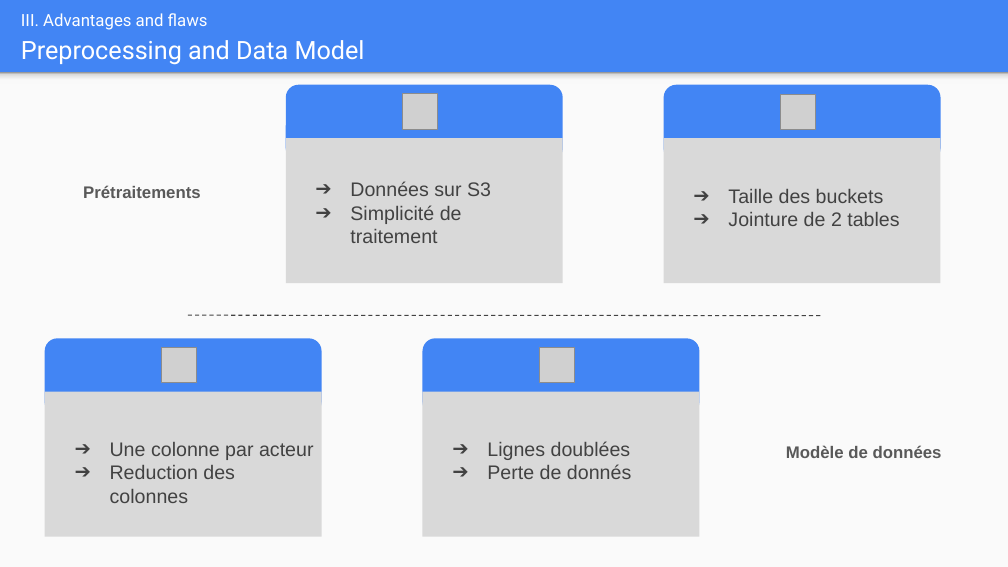
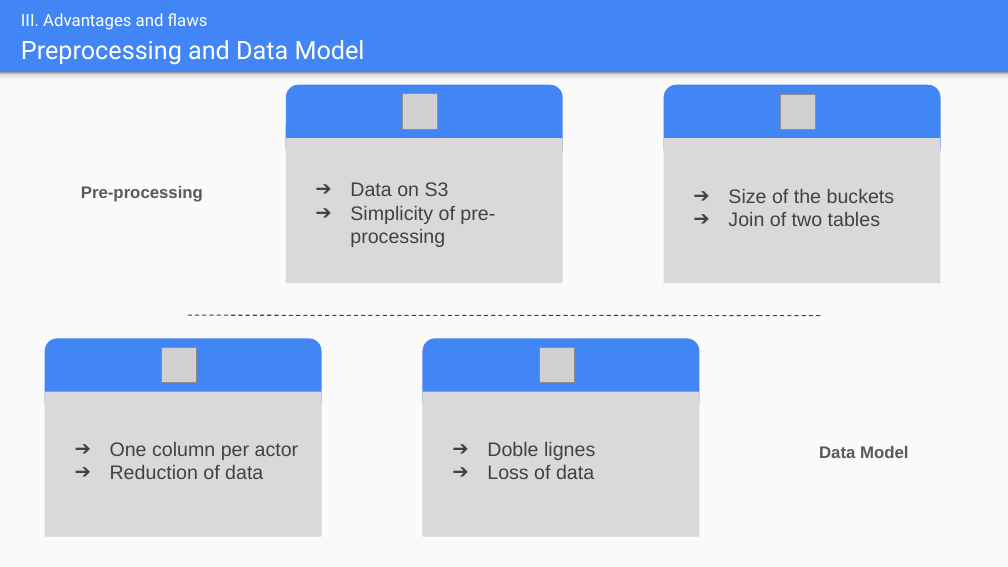
Before and after one commit to ValentinLarrieu2/GDELT_AWS_MongoDB, a slide deck: slide 12 of GDELT AWS project - MongoDB with redundancy on EMR.pptx. Drawn at 1008x567 pixels with LibreOffice and Linux fonts; fonts in the diff are those of the drawing; grey boxes stand for pictures. Boxes give left, top, right and bottom in pixels: in the first picture for what was removed or moved away, otherwise in the second. Text is boxed around its words. In the diff, an @@ line names an element or a change of style, - is before the commit and + after.

```diff
--- a/GDELT AWS project - MongoDB with redundancy on EMR.pptx
+++ b/GDELT AWS project - MongoDB with redundancy on EMR.pptx
@@ text at (81, 186, 203, 202): text changed @@
-Prétraitements
+Pre-processing
@@ text at (350, 182, 495, 247): text changed @@
-➔ Données sur S3
-➔ Simplicité de traitement
+➔ Data on S3
+➔ Simplicity of pre-processing
@@ text at (728, 189, 895, 226): text changed @@
-➔ Taille des buckets
-➔ Jointure de 2 tables
+➔ Size of the buckets
+➔ Join of two tables
@@ text at (110, 442, 299, 479): text changed @@
-➔ Une colonne par acteur
-➔ Reduction des colonnes
+➔ One column per actor
+➔ Reduction of data
@@ text at (487, 442, 595, 479): text changed @@
-➔ Lignes doublées
-➔ Perte de donnés
+➔ Doble lignes
+➔ Loss of data
@@ text at (819, 446, 908, 458): text changed @@
-Modèle de données
+Data Model
```
Also in this commit, not shown: 1 other slide changed.
